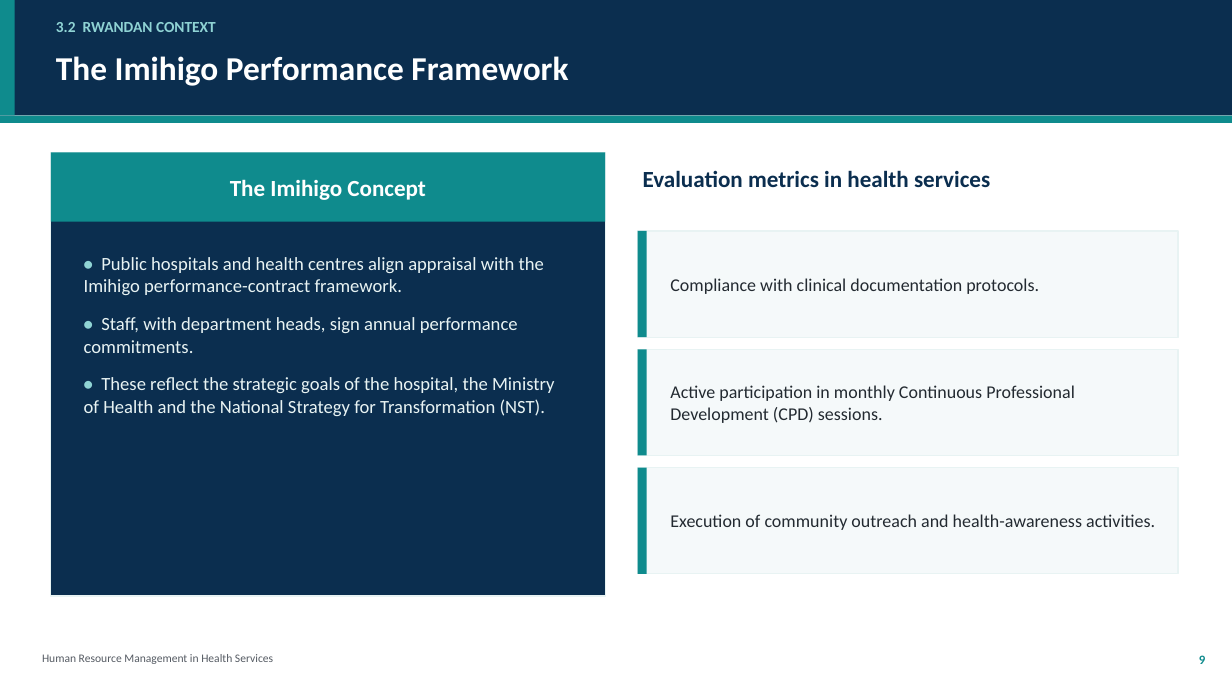
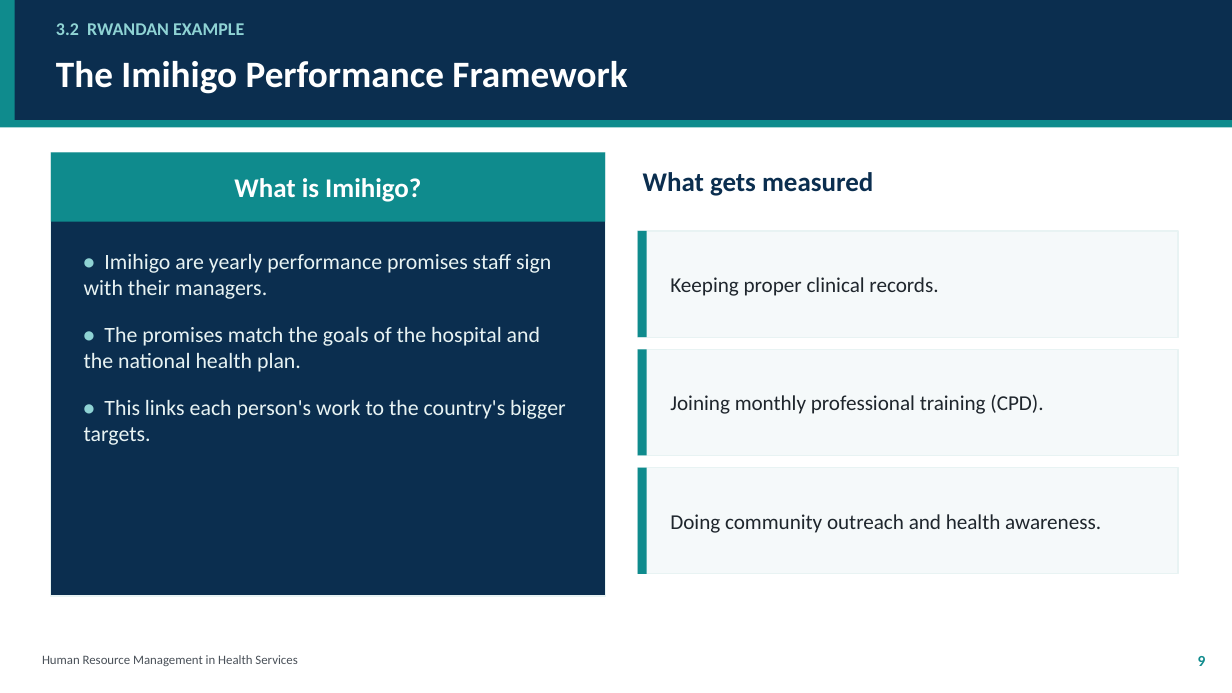
Before and after one commit to kwisanga-roger/mental-health-nurses-learning-helper, a slide deck: slide 9 of HRM_in_Health_Services_Group2.pptx. Drawn at 1232x693 pixels with LibreOffice and Linux fonts; fonts in the diff are those of the drawing. Boxes give left, top, right and bottom in pixels: in the first picture for what was removed or moved away, otherwise in the second. Text is boxed around its words. In the diff, an @@ line names an element or a change of style, - is before the commit and + after.

```diff
--- a/HRM_in_Health_Services_Group2.pptx
+++ b/HRM_in_Health_Services_Group2.pptx
@@ rectangle: place and size @@
-rectangle at <box>0,0,1232,116</box>
+rectangle at <box>0,0,1232,120</box>
@@ rectangle: place and size @@
-rectangle at <box>0,0,15,116</box>
+rectangle at <box>0,0,15,120</box>
@@ text at <box>56,23,244,35</box>: text changed; size 12 to 14 pt @@
-3.2 RWANDAN CONTEXT
+3.2 RWANDAN EXAMPLE
@@ text "The Imihigo Performance Framework" at <box>56,61,627,94</box>: size 26 to 29 pt @@
@@ rectangle: place and size @@
-rectangle at <box>0,116,1232,123</box>
+rectangle at <box>0,120,1232,128</box>
@@ text at <box>234,178,421,202</box>: text changed; size 18 to 21 pt @@
-The Imihigo Concept
+What is Imihigo?
@@ text at <box>643,172,873,196</box>: text changed; size 18 to 21 pt @@
-Evaluation metrics in health services
+What gets measured
@@ text at <box>84,254,566,445</box>: text changed; size 14.5 to 17 pt @@
-• Public hospitals and health centres align appraisal with the Imihigo performance-contract framework.
-• Staff, with department heads, sign annual performance commitments.
-• These reflect the strategic goals of the hospital, the Ministry of Health and the National Strategy for Transformation (NST).
+• Imihigo are yearly performance promises staff sign with their managers.
+• The promises match the goals of the hospital and the national health plan.
+• This links each person's work to the country's bigger targets.
@@ text at <box>670,277,938,296</box>: text changed; size 14 to 16.5 pt; text colour #232A31 to #1F262D @@
-Compliance with clinical documentation protocols.
+Keeping proper clinical records.
@@ text at <box>670,394,1043,414</box>: text changed; size 14 to 16.5 pt; text colour #232A31 to #1F262D @@
-Active participation in monthly Continuous Professional Development (CPD) sessions.
+Joining monthly professional training (CPD).
@@ text at <box>670,514,1101,533</box>: text changed; size 14 to 16.5 pt; text colour #232A31 to #1F262D @@
-Execution of community outreach and health-awareness activities.
+Doing community outreach and health awareness.
@@ text "Human Resource Management in Health ..." at <box>42,655,297,666</box>: size 9 to 10 pt, text colour #555B63 to #4A5159 @@
@@ text "9" at <box>1198,656,1206,666</box>: size 10 to 12 pt @@
```
Also in this commit, not shown: 11 other slides changed, 3 slides added, 3 slides removed.
